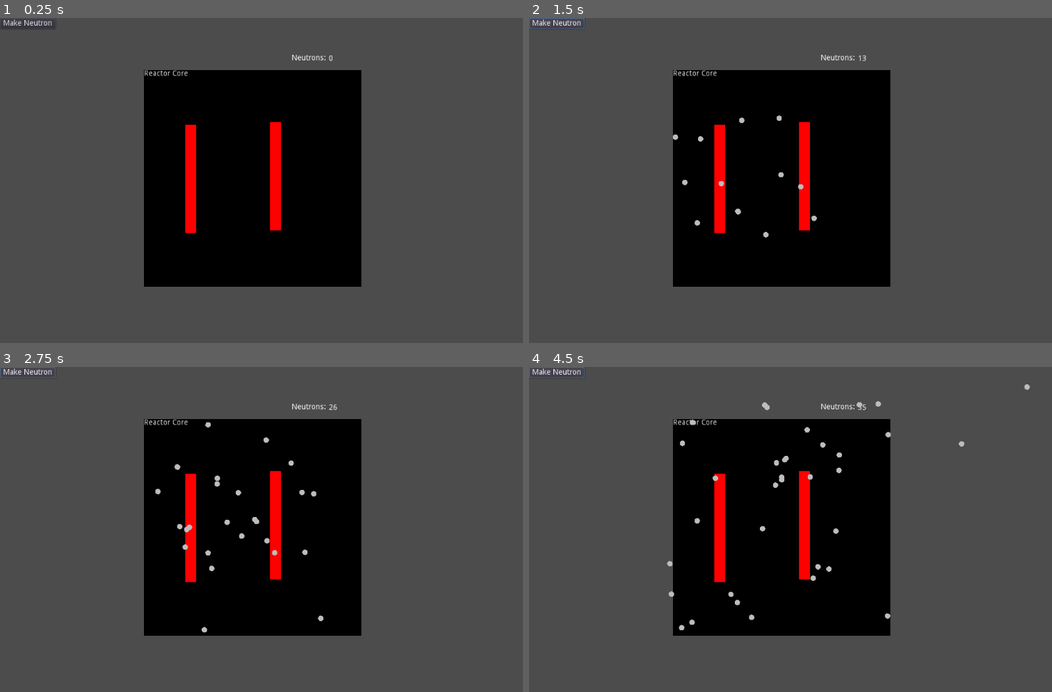
Above: before the commit, frames 1-4 (two rows, left to right).
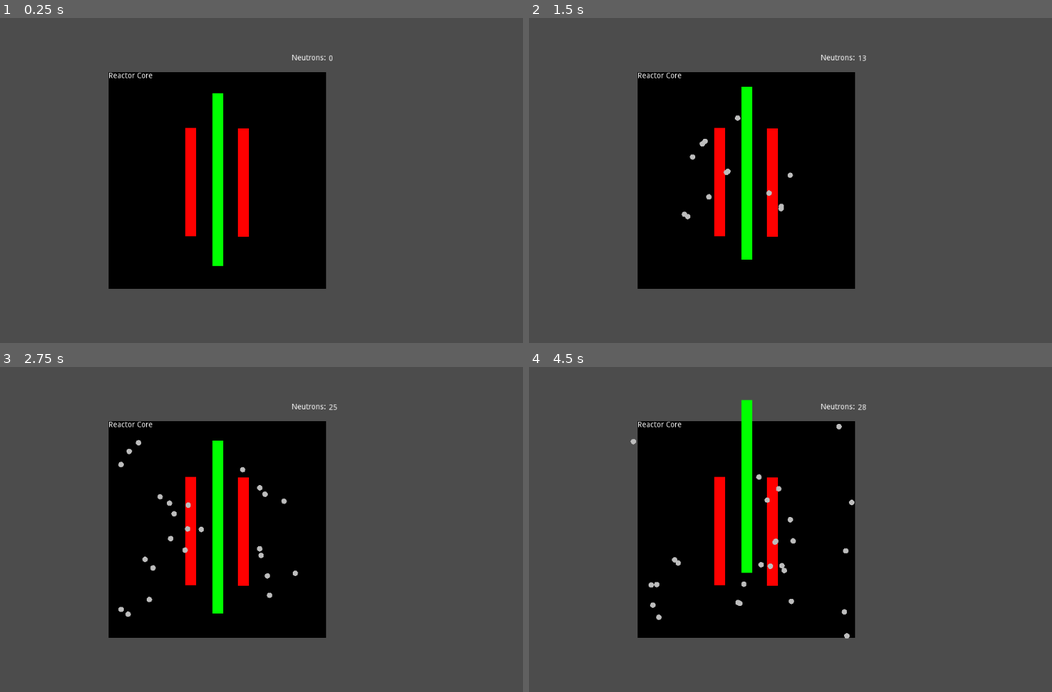
Above: after the commit, the same moments.

Repository: Wavesonics/NuclearReactor
Game: Godot game, scene res://Game.tscn
Same seed, same stepped clock (60 frames per second), same inputs: the game is played once before the commit and once after it.
Inputs (mouse positions are in pixels of both pictures, inside the frame that each line leads up to):
- Up to frame 1 (0.25 s): no input
- Up to frame 2 (1.5 s): click (555, 24) at 0.5 s, where only the run before the commit has a clickable "Make Neutron"; hold Up (ui_up) from 1.28 s (still down)
- Up to frame 3 (2.75 s): release Up (ui_up) at 2.03 s; hold Down (ui_down) from 2.03 s (still down)
- Up to frame 4 (4.5 s): release Down (ui_down) at 2.78 s; hold Up (ui_up) 2.78-4.28 s; hold Down (ui_down) from 4.28 s (still down)

The runs differ from the first frame. In frame 1, 12% of the frame differs, in the area x 0-70%, y 0-84%; in frame 2, 13%; in frame 3, 13%; in frame 4, 13%, in the area x 0-96%, y 0-84%.
Error before the commit: Invalid call. Nonexistent function 'spawn_neutron' in base 'Node2D (Reactor.gd)'. (res://Game.gd:11)

Commit message:
Control rods added

Diff:
--- a/Game.tscn
+++ b/Game.tscn
@@ -10,12 +10,7 @@
 reactor_path = NodePath("Reactor")
 
 [node name="Reactor" parent="." instance=ExtResource( 2 )]
-position = Vector2( 265.263, 95.7895 )
-
-[node name="NeutronButton" type="Button" parent="."]
-margin_right = 12.0
-margin_bottom = 20.0
-text = "Make Neutron"
+position = Vector2( 200, 100 )
 
 [node name="Label" type="Label" parent="."]
 margin_left = 536.842
@@ -30,4 +25,3 @@
 margin_top = 68.4211
 margin_right = 645.263
 margin_bottom = 82.4211
-[connection signal="pressed" from="NeutronButton" to="." method="_on_NeutronButton_pressed"]
--- /dev/null
+++ b/actors/control_rod/ControlRod.gd
@@ -0,0 +1,23 @@
+extends Area2D
+class_name ControlRod
+
+export(NodePath) var collision_shape_path: NodePath
+onready var collision_shape_node := get_node(collision_shape_path) as CollisionShape2D
+
+var rect : Rect2
+
+func _ready():
+	var size := collision_shape_node.shape.extents as Vector2
+	self.rect = Rect2(Vector2(-size.x, -size.y), Vector2(size.x*2, size.y*2))
+
+func _draw():
+	draw_rect(self.rect, Color.green)
+
+func capture(neutron):
+	neutron.queue_free()
+
+func _process(delta):
+	if Input.is_action_pressed("ui_up"):
+		self.position.y -= 1
+	elif Input.is_action_pressed("ui_down"):
+		self.position.y += 1
--- /dev/null
+++ b/actors/control_rod/ControlRod.tscn
@@ -0,0 +1,15 @@
+[gd_scene load_steps=3 format=2]
+
+[ext_resource path="res://actors/control_rod/ControlRod.gd" type="Script" id=1]
+
+[sub_resource type="RectangleShape2D" id=1]
+extents = Vector2( 10, 159.697 )
+
+[node name="ControlRod" type="Area2D" groups=[
+"control_rods",
+]]
+script = ExtResource( 1 )
+collision_shape_path = NodePath("CollisionShape2D")
+
+[node name="CollisionShape2D" type="CollisionShape2D" parent="."]
+shape = SubResource( 1 )
--- a/actors/fuel_rod/FuelRod.gd
+++ b/actors/fuel_rod/FuelRod.gd
@@ -29,17 +29,21 @@
 	var area = collision_shape_node.shape as RectangleShape2D
 
 	# Random position inside of reactor core
-	var half_w = area.extents.x / 2.0
-	var half_h = area.extents.y / 2.0
+	var half_w = area.extents.x
+	var half_h = area.extents.y
 
-	var pos = Vector2(rand_range(-half_w, half_w), rand_range(-half_h, half_h))
-	spawn_neutron(pos)
+	var rand_pos = Vector2(rand_range(-half_w, half_w), rand_range(-half_h, half_h))
+	var spawn_pos = self.global_position + rand_pos
+
+	spawn_neutron(spawn_pos)
 
 
 func spawn_neutron(pos: Vector2):
+
 	var neutron = neutron_scene.instance()
-	add_child(neutron)
-	neutron.position = pos
+	reactor.add_child(neutron)
+
+	neutron.global_position = pos
 
 	# Random direction at relativistic speed
 	var direction = Vector2(rand_range(1.0, 2.0), rand_range(1.0, 2.0)).normalized()
@@ -54,12 +58,10 @@
 func fission(neutron):
 	#print("fission!")
 
-	var fission_position = neutron.position
+	var fission_position = neutron.global_position
 	#print("x %d y %d" % [fission_position.x, fission_position.y])
 
 	neutron.queue_free()
 
-	call_deferred("spawn_neutron", fission_position)
-	call_deferred("spawn_neutron", fission_position)
-	#spawn_neutron(fission_position)
-	#spawn_neutron(fission_position)
+	spawn_neutron(fission_position)
+	spawn_neutron(fission_position)
--- a/actors/neutron/Neutron.gd
+++ b/actors/neutron/Neutron.gd
@@ -7,18 +7,25 @@
 const DRAW_RADIUS := 5
 var draw_color := Color.gray
 
-const CROSS_SECTION_RELATIVISTIC := 0.99
+#const CROSS_SECTION_RELATIVISTIC := 0.99
+const CROSS_SECTION_RELATIVISTIC := 0.975
 const CROSS_SECTION_THERMAL := 0.50
 
+const CONTROL_CROSS_SECTION := 0.50
+
+var fuel_rods
+var control_rods
+
 func _ready():
-	pass
+	self.fuel_rods = get_tree().get_nodes_in_group("fuel_rods")
+	self.control_rods = get_tree().get_nodes_in_group("control_rods")
 
 func _draw():
-	draw_circle(position, DRAW_RADIUS, draw_color)
+	draw_circle(Vector2.ZERO, DRAW_RADIUS, draw_color)
 
 func _physics_process(delta):
-	var fuel_rods = get_tree().get_nodes_in_group("fuel_rods")
-	for rod in fuel_rods:
+
+	for rod in self.fuel_rods:
 		if rod.overlaps_body(self):
 			var crossSection: float
 			if self.linear_velocity.length() > (SPEED_THERMAL + 1.0):
@@ -30,3 +37,9 @@
 				rod.fission(self)
 
 			break
+
+	for rod in self.control_rods:
+		if rod.overlaps_body(self):
+			if rand_range(0.0, 1.0) >= CONTROL_CROSS_SECTION:
+				rod.capture(self)
+			break
--- a/actors/reactor/Reactor.gd
+++ b/actors/reactor/Reactor.gd
@@ -28,8 +28,6 @@
 #	neutron.apply_central_impulse(direction)
 
 func _on_Core_body_exited(body):
-
 	#body.get_parent().remove_child(body)
 	body.queue_free()
 	#print("Neutron escaped core")
-	pass
--- a/actors/reactor/Reactor.tscn
+++ b/actors/reactor/Reactor.tscn
@@ -1,7 +1,8 @@
-[gd_scene load_steps=4 format=2]
+[gd_scene load_steps=5 format=2]
 
 [ext_resource path="res://actors/reactor/Reactor.gd" type="Script" id=1]
 [ext_resource path="res://actors/fuel_rod/FuelRod.tscn" type="PackedScene" id=2]
+[ext_resource path="res://actors/control_rod/ControlRod.tscn" type="PackedScene" id=3]
 
 [sub_resource type="RectangleShape2D" id=1]
 extents = Vector2( 200.279, 199.718 )
@@ -33,8 +34,11 @@
 text = "Reactor Core"
 
 [node name="FuelRod" parent="." instance=ExtResource( 2 )]
-position = Vector2( 85.5001, 201.4 )
+position = Vector2( 150.55, 202.85 )
 
 [node name="FuelRod2" parent="." instance=ExtResource( 2 )]
-position = Vector2( 241.3, 196.65 )
+position = Vector2( 248.5, 203.8 )
+
+[node name="ControlRod" parent="." instance=ExtResource( 3 )]
+position = Vector2( 201.4, 198.55 )
 [connection signal="body_exited" from="Core" to="." method="_on_Core_body_exited"]
--- a/project.godot
+++ b/project.godot
@@ -9,6 +9,11 @@
 config_version=4
 
 _global_script_classes=[ {
+"base": "Area2D",
+"class": "ControlRod",
+"language": "GDScript",
+"path": "res://actors/control_rod/ControlRod.gd"
+}, {
 "base": "Area2D",
 "class": "FuelRod",
 "language": "GDScript",
@@ -25,6 +30,7 @@
 "path": "res://actors/reactor/Reactor.gd"
 } ]
 _global_script_class_icons={
+"ControlRod": "",
 "FuelRod": "",
 "Neutron": "",
 "Reactor": ""
